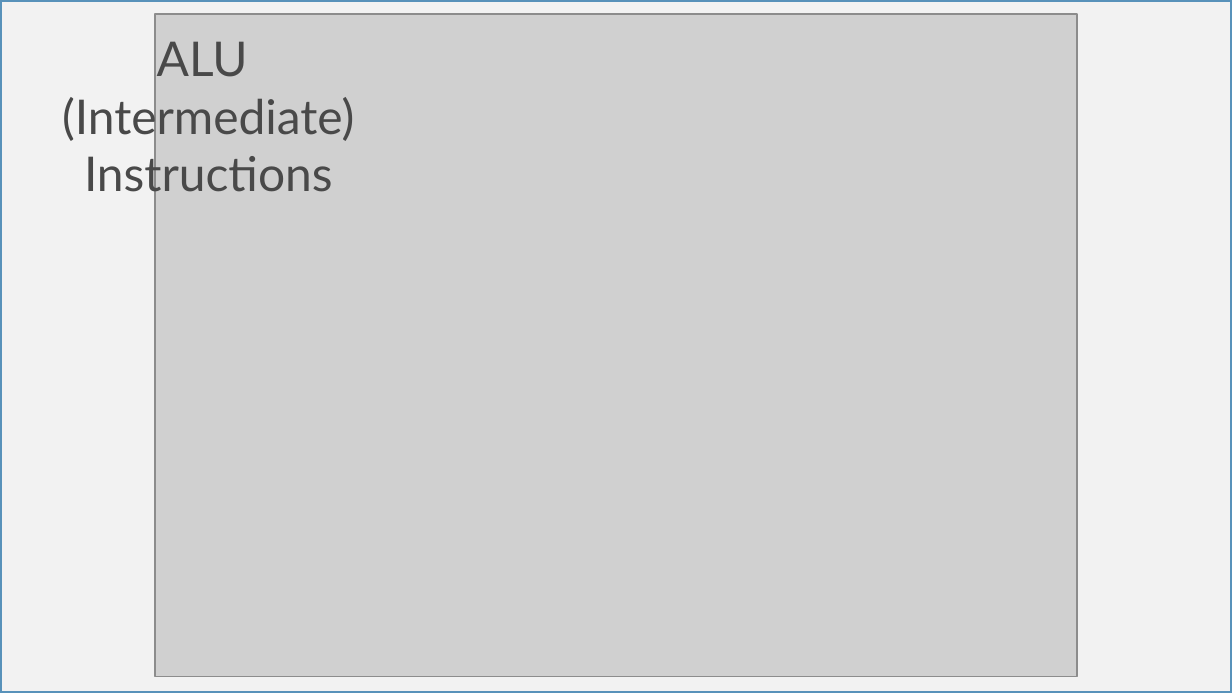
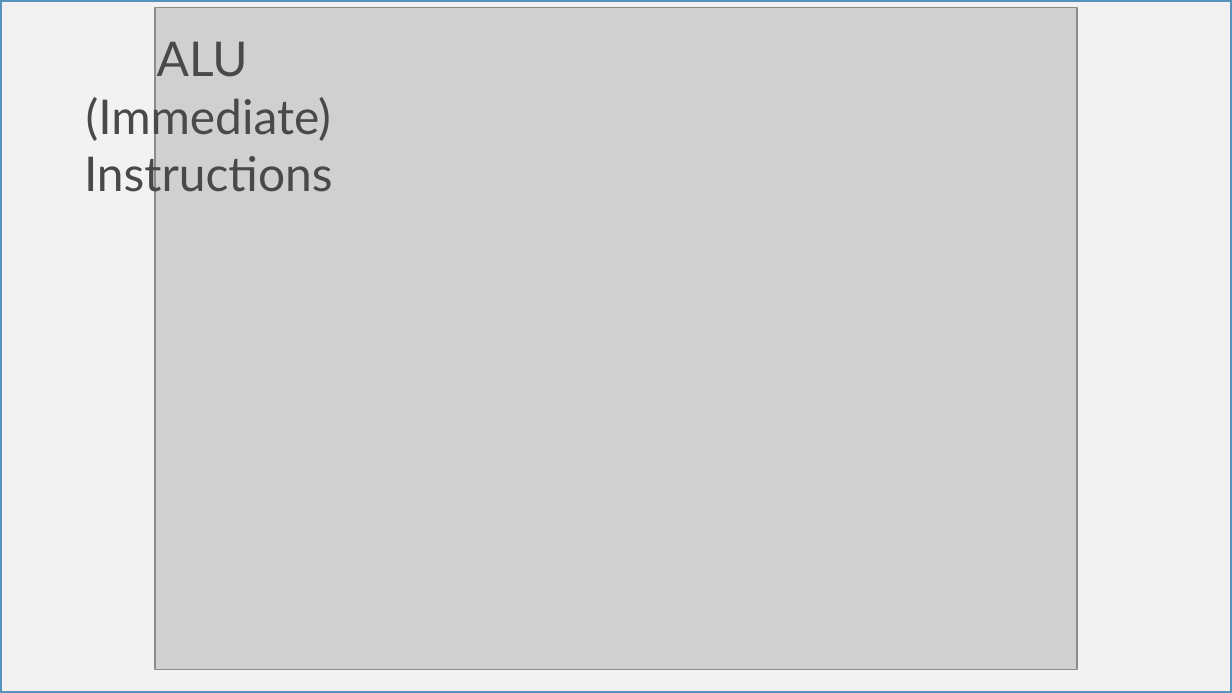
Before and after one commit to kwabenadarkwa/micro-lafentika, a slide deck: slide 12 of presentation_micro_p.pptx (slide 10 before the commit). Drawn at 1232x693 pixels with LibreOffice and Linux fonts; fonts in the diff are those of the drawing; grey boxes stand for pictures. Boxes give left, top, right and bottom in pixels: in the first picture for what was removed or moved away, otherwise in the second. Text is boxed around its words. In the diff, an @@ line names an element or a change of style, - is before the commit and + after.

Commit message:
added branch instruction formats

```diff
--- a/presentation_micro_p.pptx
+++ b/presentation_micro_p.pptx
@@ picture: place and size @@
-picture at [155,14,1077,676]
+picture at [155,7,1077,670]
@@ title at [84,41,333,202]: text changed @@
-ALU
-(Intermediate) Instructions
+ALU
+(Immediate) Instructions
```
Also in this commit, not shown: 6 other slides changed, 5 slides added, 2 other files.
